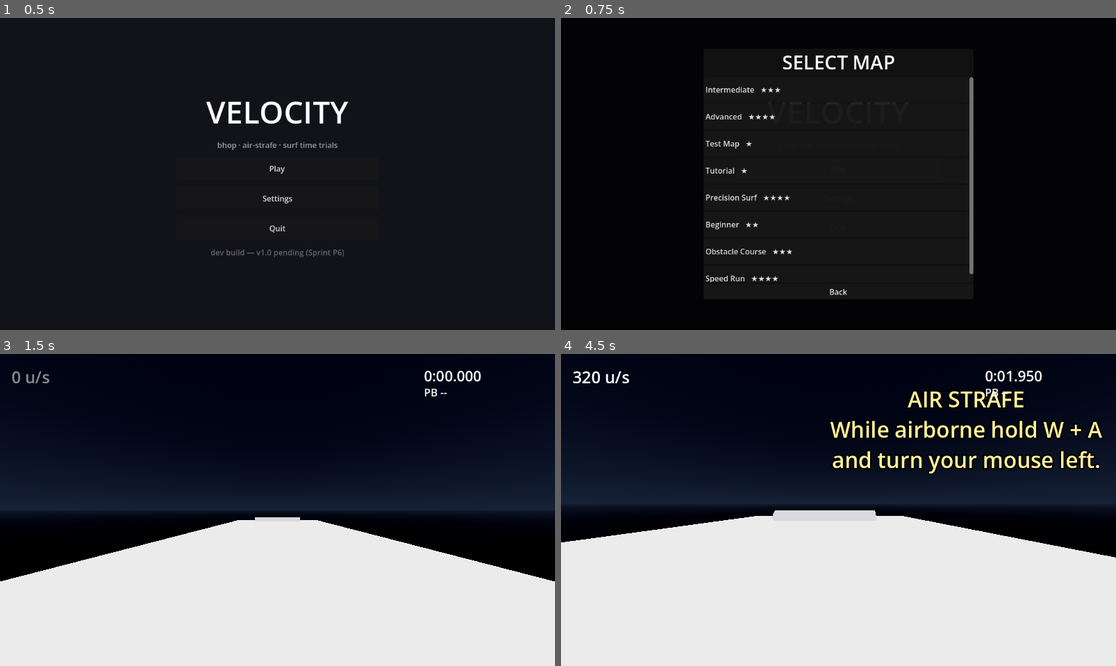
Above: before the commit, frames 1-4 (two rows, left to right).
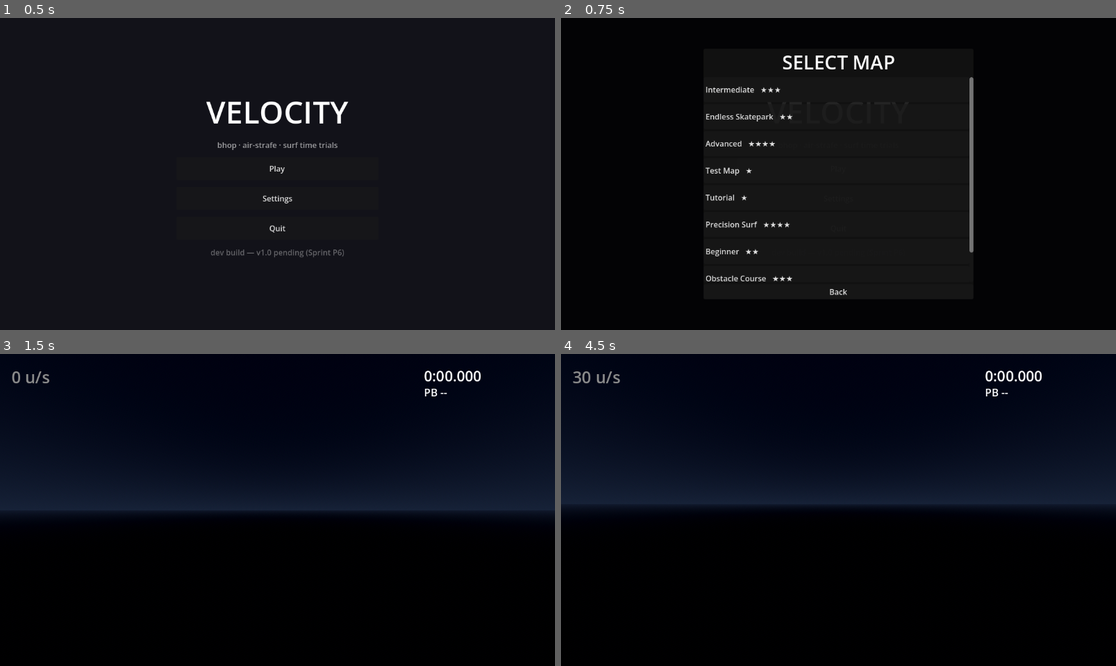
Above: after the commit, the same moments.

Repository: jamesdileva/surfhop
Game: Godot game, scene res://scenes/world/Game.tscn
The game is run twice, just before and just after one commit, with the same random seed, the same clock (stepped at 60 frames per second) and the same inputs.
Inputs (mouse positions are in pixels of both pictures, inside the frame that each line leads up to):
- Up to frame 1 (0.5 s): no input
- Up to frame 2 (0.75 s): click "Play" at 0.5 s
- Up to frame 3 (1.5 s): click "Play" at 1.25 s
- Up to frame 4 (4.5 s): tap Enter at 2 s; move the mouse to (866, 510) at 2.02 s; hold Ctrl (duck) 2.03-2.78 s; hold W (move_forward) from 2.03 s (still down); click (866, 510) at 2.17 s; tap Space (jump) at 2.27, 3.02 s; move the mouse to (810, 510) at 2.77 s; tap Shift (sprint) at 2.85 s; move the mouse to (849, 503) at 3.52 s; tap Z at 3.6 s; move the mouse to (832, 516) at 4.27 s; tap J at 4.35 s; click (832, 516) at 4.42 s

Frame 1 is identical in both runs. In frame 2, 1.0% of the frame differs, in the area x 26-75%, y 30-85%; in frame 3, 38%; in frame 4, 48%, in the area x 0-100%, y 5-100%.

Commit message:
feat(game): sprint E1 - endless movement mode: generated skatepark map, top-speed scoring (session + all-time), endless HUD layout, TopSpeed tracker

Diff:
--- /dev/null
+++ b/resources/maps/endless_metadata.tres
@@ -0,0 +1,12 @@
+[gd_resource type="Resource" script_class="MapMetadata" format=3]
+
+[ext_resource type="Script" path="res://scripts/core/MapMetadata.gd" id="1_rqqmb"]
+
+[resource]
+script = ExtResource("1_rqqmb")
+map_id = "endless"
+display_name = "Endless Skatepark"
+author = "Velocity Engine"
+difficulty = 2
+tags = PackedStringArray("endless", "surf", "bhop", "air-strafe")
+kill_plane_y = -2000.0
--- /dev/null
+++ b/scenes/maps/endless.tscn
@@ -0,0 +1,168 @@
+[gd_scene format=3]
+
+[ext_resource type="Script" path="res://scripts/core/MapMetadata.gd" id="1_0imck"]
+
+[sub_resource type="Resource" id="Resource_2udfa"]
+script = ExtResource("1_0imck")
+map_id = "endless"
+display_name = "Endless Skatepark"
+author = "Velocity Engine"
+difficulty = 2
+tags = PackedStringArray("endless", "surf", "bhop", "air-strafe")
+kill_plane_y = -2000.0
+
+[sub_resource type="BoxShape3D" id="BoxShape3D_i00gq"]
+size = Vector3(8000, 100, 8000)
+
+[sub_resource type="BoxMesh" id="BoxMesh_y17hr"]
+size = Vector3(8000, 100, 8000)
+
+[sub_resource type="BoxShape3D" id="BoxShape3D_eh0hk"]
+size = Vector3(1600, 40, 2200)
+
+[sub_resource type="BoxMesh" id="BoxMesh_ghqpp"]
+size = Vector3(1600, 40, 2200)
+
+[sub_resource type="BoxShape3D" id="BoxShape3D_tq8a5"]
+size = Vector3(2200, 40, 1600)
+
+[sub_resource type="BoxMesh" id="BoxMesh_xkq7w"]
+size = Vector3(2200, 40, 1600)
+
+[sub_resource type="BoxShape3D" id="BoxShape3D_m1lj0"]
+size = Vector3(2200, 40, 1600)
+
+[sub_resource type="BoxMesh" id="BoxMesh_oc0qb"]
+size = Vector3(2200, 40, 1600)
+
+[sub_resource type="BoxShape3D" id="BoxShape3D_8locb"]
+size = Vector3(1800, 40, 1800)
+
+[sub_resource type="BoxMesh" id="BoxMesh_sm6kb"]
+size = Vector3(1800, 40, 1800)
+
+[sub_resource type="BoxShape3D" id="BoxShape3D_u78wt"]
+size = Vector3(1200, 40, 1450)
+
+[sub_resource type="BoxMesh" id="BoxMesh_fggh7"]
+size = Vector3(1200, 40, 1450)
+
+[sub_resource type="BoxShape3D" id="BoxShape3D_e877b"]
+size = Vector3(1400, 40, 1400)
+
+[sub_resource type="BoxMesh" id="BoxMesh_s0ln3"]
+size = Vector3(1400, 40, 1400)
+
+[sub_resource type="BoxShape3D" id="BoxShape3D_x6p10"]
+size = Vector3(1000, 40, 1350)
+
+[sub_resource type="BoxMesh" id="BoxMesh_c57to"]
+size = Vector3(1000, 40, 1350)
+
+[sub_resource type="BoxShape3D" id="BoxShape3D_uncjj"]
+size = Vector3(60, 240, 2400)
+
+[sub_resource type="BoxMesh" id="BoxMesh_dmklr"]
+size = Vector3(60, 240, 2400)
+
+[sub_resource type="BoxShape3D" id="BoxShape3D_gp0a1"]
+size = Vector3(60, 240, 2400)
+
+[sub_resource type="BoxMesh" id="BoxMesh_1eq5t"]
+size = Vector3(60, 240, 2400)
+
+[node name="EndlessPark" type="Node3D" unique_id=1584689784]
+metadata/map_metadata = SubResource("Resource_2udfa")
+
+[node name="RespawnPoint" type="Marker3D" parent="." unique_id=1485045136]
+transform = Transform3D(1, 0, 0, 0, 1, 0, 0, 0, 1, 0, 10, 3000)
+
+[node name="Floor" type="StaticBody3D" parent="." unique_id=351524491]
+transform = Transform3D(1, 0, 0, 0, 1, 0, 0, 0, 1, 0, -50, 0)
+
+[node name="@CollisionShape3D@59" type="CollisionShape3D" parent="Floor" unique_id=411479385]
+shape = SubResource("BoxShape3D_i00gq")
+
+[node name="@MeshInstance3D@60" type="MeshInstance3D" parent="Floor" unique_id=1299373765]
+mesh = SubResource("BoxMesh_y17hr")
+
+[node name="SurfRamp1" type="StaticBody3D" parent="." unique_id=619899288]
+transform = Transform3D(1, 0, 0, 0, 0.64278764, 0.76604444, 0, -0.76604444, 0.64278764, 0, -95, 1200)
+
+[node name="@CollisionShape3D@61" type="CollisionShape3D" parent="SurfRamp1" unique_id=1307124762]
+shape = SubResource("BoxShape3D_eh0hk")
+
+[node name="@MeshInstance3D@62" type="MeshInstance3D" parent="SurfRamp1" unique_id=608725115]
+mesh = SubResource("BoxMesh_ghqpp")
+
+[node name="SurfRamp2" type="StaticBody3D" parent="." unique_id=1663606719]
+transform = Transform3D(0.49999997, -0.86602545, 0, 0.86602545, 0.49999997, 0, 0, 0, 1, 1900, -130, -400)
+
+[node name="@CollisionShape3D@63" type="CollisionShape3D" parent="SurfRamp2" unique_id=1200874032]
+shape = SubResource("BoxShape3D_tq8a5")
+
+[node name="@MeshInstance3D@64" type="MeshInstance3D" parent="SurfRamp2" unique_id=364713523]
+mesh = SubResource("BoxMesh_xkq7w")
+
+[node name="SurfRamp3" type="StaticBody3D" parent="." unique_id=931866904]
+transform = Transform3D(0.70710677, 0.70710677, 0, -0.70710677, 0.70710677, 0, 0, 0, 1, -1900, -75, -400)
+
+[node name="@CollisionShape3D@65" type="CollisionShape3D" parent="SurfRamp3" unique_id=111942496]
+shape = SubResource("BoxShape3D_m1lj0")
+
+[node name="@MeshInstance3D@66" type="MeshInstance3D" parent="SurfRamp3" unique_id=737938260]
+mesh = SubResource("BoxMesh_oc0qb")
+
+[node name="PlatformA" type="StaticBody3D" parent="." unique_id=1881841580]
+transform = Transform3D(1, 0, 0, 0, 1, 0, 0, 0, 1, 0, 180, -2600)
+
+[node name="@CollisionShape3D@67" type="CollisionShape3D" parent="PlatformA" unique_id=1776564173]
+shape = SubResource("BoxShape3D_8locb")
+
+[node name="@MeshInstance3D@68" type="MeshInstance3D" parent="PlatformA" unique_id=849474495]
+mesh = SubResource("BoxMesh_sm6kb")
+
+[node name="UpRampA" type="StaticBody3D" parent="." unique_id=1858765841]
+transform = Transform3D(1, 0, 0, 0, 0.9612617, 0.27563736, 0, -0.27563736, 0.9612617, 0, 88, -1180)
+
+[node name="@CollisionShape3D@69" type="CollisionShape3D" parent="UpRampA" unique_id=1477743709]
+shape = SubResource("BoxShape3D_u78wt")
+
+[node name="@MeshInstance3D@70" type="MeshInstance3D" parent="UpRampA" unique_id=1038193100]
+mesh = SubResource("BoxMesh_fggh7")
+
+[node name="PlatformB" type="StaticBody3D" parent="." unique_id=1386848946]
+transform = Transform3D(1, 0, 0, 0, 1, 0, 0, 0, 1, 0, 320, -5300)
+
+[node name="@CollisionShape3D@71" type="CollisionShape3D" parent="PlatformB" unique_id=1024512372]
+shape = SubResource("BoxShape3D_e877b")
+
+[node name="@MeshInstance3D@72" type="MeshInstance3D" parent="PlatformB" unique_id=699942372]
+mesh = SubResource("BoxMesh_s0ln3")
+
+[node name="UpRampB" type="StaticBody3D" parent="." unique_id=96038848]
+transform = Transform3D(1, 0, 0, 0, 0.88294756, 0.46947157, 0, -0.46947157, 0.88294756, 0, 245, -3950)
+
+[node name="@CollisionShape3D@73" type="CollisionShape3D" parent="UpRampB" unique_id=1116305595]
+shape = SubResource("BoxShape3D_x6p10")
+
+[node name="@MeshInstance3D@74" type="MeshInstance3D" parent="UpRampB" unique_id=797847994]
+mesh = SubResource("BoxMesh_c57to")
+
+[node name="CorridorWallL" type="StaticBody3D" parent="." unique_id=1476992763]
+transform = Transform3D(1, 0, 0, 0, 1, 0, 0, 0, 1, -700, 110, 2000)
+
+[node name="@CollisionShape3D@75" type="CollisionShape3D" parent="CorridorWallL" unique_id=1208143271]
+shape = SubResource("BoxShape3D_uncjj")
+
+[node name="@MeshInstance3D@76" type="MeshInstance3D" parent="CorridorWallL" unique_id=1255031474]
+mesh = SubResource("BoxMesh_dmklr")
+
+[node name="CorridorWallR" type="StaticBody3D" parent="." unique_id=822650396]
+transform = Transform3D(1, 0, 0, 0, 1, 0, 0, 0, 1, 700, 110, 2000)
+
+[node name="@CollisionShape3D@77" type="CollisionShape3D" parent="CorridorWallR" unique_id=549488528]
+shape = SubResource("BoxShape3D_gp0a1")
+
+[node name="@MeshInstance3D@78" type="MeshInstance3D" parent="CorridorWallR" unique_id=202303359]
+mesh = SubResource("BoxMesh_1eq5t")
--- /dev/null
+++ b/scripts/game/TopSpeed.gd
@@ -0,0 +1,55 @@
+class_name TopSpeed
+extends Node
+
+## Endless-mode score tracker (Phase 7 E1): on maps whose metadata is tagged
+## "endless", tracks the current-session peak speed and persists the all-time
+## top per map (MapRecord.best_speed via SaveManager). Dormant everywhere else.
+
+const ANNOUNCE_MARGIN := 25.0  # u/s above the all-time top before re-announcing
+
+var endless_active := false
+var session_top := 0.0
+var all_time_top := 0.0
+
+var _last_announced := 0.0
+
+
+func _ready() -> void:
+	var bus := get_node_or_null("/root/SignalBus")
+	if bus == null:
+		return
+	bus.velocity_updated.connect(_on_velocity_updated)
+	var loader := get_node_or_null("/root/LevelLoader")
+	if loader != null:
+		loader.map_loaded.connect(_on_map_loaded)
+
+
+func _on_map_loaded(_map_node: Node) -> void:
+	session_top = 0.0
+	_last_announced = 0.0
+	endless_active = false
+	all_time_top = 0.0
+	var loader := get_node_or_null("/root/LevelLoader")
+	var game_manager := get_node_or_null("/root/GameManager")
+	if loader == null or game_manager == null:
+		return
+	var metadata: MapMetadata = loader.current_metadata
+	endless_active = metadata != null and metadata.tags.has("endless")
+	if endless_active:
+		all_time_top = float(
+			get_node("/root/SaveManager").get_top_speed(game_manager.map_name))
+
+
+func _on_velocity_updated(speed: float) -> void:
+	if not endless_active:
+		return
+	if speed > session_top:
+		session_top = speed
+	if speed > all_time_top:
+		var save_manager := get_node("/root/SaveManager")
+		save_manager.record_top_speed(
+			get_node("/root/GameManager").map_name, speed)
+		all_time_top = speed
+		if speed - _last_announced >= ANNOUNCE_MARGIN or _last_announced == 0.0:
+			_last_announced = speed
+			get_node("/root/SignalBus").top_speed_beaten.emit(speed)
--- a/scripts/managers/SaveManager.gd
+++ b/scripts/managers/SaveManager.gd
@@ -158,6 +158,22 @@
 	return record.pb_time if record != null else INF
 
 
+## Endless-mode scoring (Phase 7): the all-time fastest speed seen on a map,
+## stored in MapRecord.best_speed.
+func get_top_speed(map_name: String) -> float:
+	var record: MapRecord = _records.records.get(map_name)
+	return record.best_speed if record != null else 0.0
+
+
+func record_top_speed(map_name: String, speed: float) -> void:
+	var record: MapRecord = _records.records.get_or_add(
+		map_name, MapRecord.new())
+	record.map_name = map_name
+	if speed > record.best_speed:
+		record.best_speed = speed
+		persist_records()
+
+
 ## Records a completion. Updates the PB only when faster (§8.2); other stats
 ## accumulate regardless. Pass -1 for unknown speed/jumps.
 func save_pb(map_name: String, time: float, best_speed: float = -1.0,
--- a/scripts/managers/SignalBus.gd
+++ b/scripts/managers/SignalBus.gd
@@ -13,3 +13,4 @@
 signal footstep(speed: float)          # grounded stride, emitted by MovementController
 signal surf_entered(data: Dictionary)  # player landed on / started a ramp wall
 signal surf_exited()                   # player left ramp contact
+signal top_speed_beaten(speed: float)  # endless mode: all-time top speed raised
--- a/scripts/managers/UIManager.gd
+++ b/scripts/managers/UIManager.gd
@@ -8,6 +8,7 @@
 
 const VISUAL_EFFECTS := preload("res://scripts/debug/VisualEffects.gd")
 const WORLD_MATERIALS := preload("res://scripts/debug/WorldMaterials.gd")
+const TOP_SPEED := preload("res://scripts/game/TopSpeed.gd")
 const MENU_SCENES := {
 	"main": preload("res://scenes/menus/MainMenu.tscn"),
 	"pause": preload("res://scenes/menus/PauseMenu.tscn"),
@@ -51,6 +52,10 @@
 	var world_materials: Node = WORLD_MATERIALS.new()
 	world_materials.name = "WorldMaterials"
 	add_child(world_materials)
+	# Endless-mode top-speed tracker (dormant on normal maps).
+	var top_speed: Node = TOP_SPEED.new()
+	top_speed.name = "TopSpeed"
+	add_child(top_speed)
 	# All menus are created up front and kept hidden: ResultsScreen must exist
 	# to open itself on race_finished, and eager creation keeps show_menu()
 	# side-effect-free for hidden layers.
--- a/scripts/ui/HUDController.gd
+++ b/scripts/ui/HUDController.gd
@@ -16,12 +16,14 @@
 
 var _finish_label := Label.new()
 var _achievement_label := Label.new()
+var _top_speed_label := Label.new()
 
 var _latest_speed: float = 0.0
 var _speed_accum := 0.0
 var _fps_accum := 0.0
 var _finish_display_timer := 0.0
 var _achievement_display_timer := 0.0
+var _top_flash_timer := 0.0
 
 
 func _ready() -> void:
@@ -44,16 +46,27 @@
 	_achievement_label.visible = false
 	$Root.add_child(_achievement_label)
 
+	_top_speed_label.name = "TopSpeedLabel"
+	_top_speed_label.text = ""
+	_top_speed_label.horizontal_alignment = HORIZONTAL_ALIGNMENT_CENTER
+	_top_speed_label.add_theme_font_size_override("font_size", 28)
+	_top_speed_label.set_anchors_preset(Control.PRESET_CENTER_TOP)
+	_top_speed_label.position = Vector2(400, 30)
+	_top_speed_label.size = Vector2(1120, 50)
+	_top_speed_label.visible = false
+	$Root.add_child(_top_speed_label)
+
 	var bus := get_node_or_null("/root/SignalBus")
 	if bus != null:
 		bus.velocity_updated.connect(_on_velocity_updated)
 		bus.race_finished.connect(_on_race_finished)
+		bus.top_speed_beaten.connect(_on_top_speed_beaten)
+	var loader := get_node_or_null("/root/LevelLoader")
+	if loader != null:
+		loader.map_loaded.connect(_on_map_loaded)
 	var steam_manager := get_node_or_null("/root/SteamManager")
 	if steam_manager != null:
 		steam_manager.achievement_unlocked.connect(_on_achievement_unlocked)
-	var loader := get_node_or_null("/root/LevelLoader")
-	if loader != null:
-		loader.map_loaded.connect(_on_map_loaded)
 	var ui_manager := get_node_or_null("/root/UIManager")
 	if ui_manager != null and ui_manager.has_method("register_hud"):
 		ui_manager.register_hud(self)
@@ -77,6 +90,12 @@
 		_achievement_display_timer -= delta
 		if _achievement_display_timer <= 0.0:
 			_achievement_label.visible = false
+	if _top_flash_timer > 0.0:
+		_top_flash_timer -= delta
+		if _top_flash_timer <= 0.0:
+			_top_speed_label.modulate = Color(1, 1, 1, 0.85)
+		else:
+			_top_speed_label.modulate = Color(0.4, 1.0, 0.6)
 
 	_speed_accum += delta
 	if _speed_accum >= SPEED_UPDATE_INTERVAL:
@@ -199,6 +218,45 @@
 	return _achievement_label.text
 
 
-## New map (re)loaded: PB belongs to the new map now.
+## New map (re)loaded: PB belongs to the new map now. Endless-tagged maps
+## swap the race HUD for the top-speed layout (Phase 7 E1).
 func _on_map_loaded(_map_node: Node) -> void:
 	_refresh_pb()
+	var endless := _is_endless_map()
+	_timer_label.visible = not endless
+	_pr_label.visible = not endless
+	_checkpoint_label.visible = not endless
+	_top_speed_label.visible = endless
+	if endless:
+		var tracker: Node = get_node_or_null("/root/UIManager/TopSpeed")
+		var all_time := float(tracker.all_time_top) if tracker != null else 0.0
+		_top_speed_label.text = "TOP %d u/s" % int(all_time)
+
+
+func _is_endless_map() -> bool:
+	var loader := get_node_or_null("/root/LevelLoader")
+	if loader == null or loader.current_metadata == null:
+		return false
+	return bool(loader.current_metadata.tags.has("endless"))
+
+
+func _on_top_speed_beaten(speed: float) -> void:
+	if not _is_endless_map():
+		return
+	var tracker: Node = get_node_or_null("/root/UIManager/TopSpeed")
+	var session_top := float(tracker.session_top) if tracker != null else speed
+	_top_speed_label.text = "TOP %d u/s   ·   session %d u/s" \
+		% [int(tracker.all_time_top), int(session_top)]
+	_top_flash_timer = 1.2
+
+
+func get_top_speed_text() -> String:
+	return _top_speed_label.text
+
+
+func get_top_speed_label() -> Label:
+	return _top_speed_label
+
+
+func get_timer_label() -> Label:
+	return _timer_label
--- a/tests/test_runner.gd
+++ b/tests/test_runner.gd
@@ -56,6 +56,7 @@
 	await _test_steam()
 	await _test_main_menu_flow()
 	await _test_visual_materials()
+	await _test_endless_mode()
 
 	print("---")
 	print("Checks run: %d, Failures: %d" % [_checks, _failures.size()])
@@ -2588,6 +2589,139 @@
 	await process_frame
 
 
+func _test_endless_mode() -> void:
+	var ui: Node = root.get_node("UIManager")
+	var loader: Node = root.get_node("LevelLoader")
+	var sm: Node = root.get_node("SaveManager")
+	var bus: Node = root.get_node("SignalBus")
+	var tracker: Node = ui.get_node_or_null("TopSpeed")
+	_check(tracker != null, "TopSpeed tracker owned by UIManager")
+	if tracker == null:
+		return
+
+	# --- Discovery + metadata tag ---
+	var found: Array[Dictionary] = loader.discover_maps()
+	var entry: Dictionary = {}
+	for e in found:
+		if e["metadata"].map_id == "endless":
+			entry = e
+			break
+	_check(not entry.is_empty(), "endless map discovered")
+	if entry.is_empty():
+		return
+	_check(entry["metadata"].tags.has("endless"),
+		"endless metadata carries the 'endless' tag")
+	_check(entry["metadata"].movement_config_path.ends_with("default.tres"),
+		"endless uses the standard movement config")
+
+	# --- Top-speed persistence: roundtrip + only-increases rule ---
+	sm.record_top_speed("endless_test_map", 420.0)
+	_check(sm.get_top_speed("endless_test_map") == 420.0,
+		"record_top_speed stores a new top")
+	sm.record_top_speed("endless_test_map", 380.0)
+	_check(sm.get_top_speed("endless_test_map") == 420.0,
+		"slower speeds do not lower the all-time top")
+	sm.record_top_speed("endless_test_map", 555.5)
+	_check(sm.get_top_speed("endless_test_map") == 555.5,
+		"faster speeds raise the all-time top")
+
+	# --- Tracker gating: dormant on non-endless maps ---
+	var player_root := Node3D.new()
+	root.add_child(player_root)
+	_spawn_test_player_at(player_root, Vector3(0.0, 40.0, 3000.0))
+	await _wait_ticks(2)
+	loader.load_map(entry["path"])
+	var loaded := false
+	for i in 120:
+		await process_frame
+		if loader.current_map != null:
+			loaded = true
+			break
+	_check(loaded, "endless map loads")
+	await _wait_ticks(3)
+	_check(tracker.endless_active, "tracker activates on endless-tagged map")
+
+	# Clean slate for the speed assertions.
+	sm._records.records.erase("endless")
+	tracker._on_map_loaded(loader.current_map)
+	_check(tracker.all_time_top == 0.0, "tracker loaded the reset all-time top")
+
+	var beaten_events: Array[float] = []
+	bus.top_speed_beaten.connect(func(speed: float) -> void:
+		beaten_events.append(speed))
+
+	# Direct emission below/above thresholds.
+	bus.velocity_updated.emit(300.0)
+	await physics_frame
+	_check(tracker.session_top == 300.0 and tracker.all_time_top == 300.0,
+		"session peak recorded and persisted (300)")
+	_check(not beaten_events.is_empty(), "first crossing announces top speed")
+	bus.velocity_updated.emit(200.0)
+	await physics_frame
+	_check(tracker.session_top == 300.0,
+		"slower speeds do not reduce the session peak")
+	bus.velocity_updated.emit(310.0)
+	await physics_frame
+	_check(beaten_events.size() == 1,
+		"sub-threshold improvements do not re-announce (%d events)"
+			% beaten_events.size())
+	bus.velocity_updated.emit(340.0)
+	await physics_frame
+	_check(beaten_events.size() >= 2,
+		"+25 u/s over the last announcement re-announces")
+
+	# --- HUD endless layout ---
+	var hud: HUDController = (load("res://scenes/ui/HUD.tscn") as PackedScene).instantiate()
+	root.add_child(hud)
+	hud._on_map_loaded(loader.current_map)
+	await process_frame
+	_check(not hud.get_timer_label().visible,
+		"timer hidden in endless mode")
+	_check(hud.get_top_speed_label().visible, "TOP label shown in endless mode")
+	_check(hud.get_top_speed_text().contains("TOP"),
+		"top-speed readout populated (%s)" % hud.get_top_speed_text())
+	hud.queue_free()
+
+	# --- Park geometry produces surf state ---
+	var player: Player = get_first_node_in_group("player") as Player
+	if player != null:
+		# Find an exposed steep face by raycasting down the ramp1 line.
+		var space := root.get_world_3d().direct_space_state
+		var drop := Vector3.INF
+		for z: int in range(200, 2100, 25):
+			var from := Vector3(0.0, 1500.0, float(z))
+			var query := PhysicsRayQueryParameters3D.create(
+				from, from + Vector3(0.0, -4000.0, 0.0))
+			var hit := space.intersect_ray(query)
+			if not hit.is_empty() \
+					and (hit["normal"] as Vector3).dot(Vector3.UP) < 0.85:
+				drop = (hit["position"] as Vector3) + Vector3(0.0, 30.0, 0.0)
+				break
+		_check(drop != Vector3.INF, "found an exposed ramp face in the park")
+		var surfing := false
+		if drop != Vector3.INF:
+			player.position = drop
+			player.velocity = Vector3(0.0, -120.0, -40.0)
+			for i in 40:
+				await physics_frame
+				if player.movement_controller.state == MovementState.SURF:
+					surfing = true
+					break
+		_check(surfing, "park ramp produces SURF state")
+	else:
+		_check(false, "player present in endless session")
+
+	# Cleanup: records + map.
+	var record_path := ProjectSettings.globalize_path(sm.RECORDS_PATH)
+	loader.unload_current()
+	ui.dismiss_menus()
+	sm._records = RecordsResource.new()
+	if FileAccess.file_exists(sm.RECORDS_PATH):
+		DirAccess.remove_absolute(record_path)
+	player_root.queue_free()
+	await process_frame
+
+
 func _test_save_manager_defaults() -> void:
 	var sm: Node = root.get_node("SaveManager")
 	var settings: Dictionary = sm.load_settings()
--- /dev/null
+++ b/tools/generate_endless_map.gd
@@ -0,0 +1,121 @@
+extends SceneTree
+
+const MAP_METADATA := preload("res://scripts/core/MapMetadata.gd")
+
+## Generates the Endless Movement skatepark (Phase 7 E1):
+##   godot --headless --path . --script res://tools/generate_endless_map.gd
+## Creates resources/maps/endless_metadata.tres and scenes/maps/endless.tscn
+## programmatically (resources are never hand-edited).
+
+const RATE_FLOOR_SIZE := Vector3(8000, 100, 8000)
+
+
+func _initialize() -> void:
+	process_frame.connect(_run)
+
+
+func _run() -> void:
+	process_frame.disconnect(_run)
+	_generate_metadata()
+	var built: Node = _generate_map()
+	print("ENDLESS MAP GENERATED")
+	built.free()  # avoid leak noise at exit
+	quit(0)
+
+
+func _generate_metadata() -> void:
+	var meta: Resource = MAP_METADATA.new()
+	meta.map_id = "endless"
+	meta.display_name = "Endless Skatepark"
+	meta.author = "Velocity Engine"
+	meta.difficulty = 2
+	meta.tags = PackedStringArray(["endless", "surf", "bhop", "air-strafe"])
+	meta.movement_config_path = "res://resources/movement/default.tres"
+	meta.kill_plane_y = -2000.0
+	var error := ResourceSaver.save(
+		meta, "res://resources/maps/endless_metadata.tres")
+	print("metadata saved: %s (error %d)" % ["endless_metadata.tres", error])
+
+
+func _generate_map() -> Node:
+	var root := Node3D.new()
+	root.name = "EndlessPark"
+
+	var meta: Resource = MAP_METADATA.new()
+	meta.map_id = "endless"
+	meta.display_name = "Endless Skatepark"
+	meta.author = "Velocity Engine"
+	meta.difficulty = 2
+	meta.tags = PackedStringArray(["endless", "surf", "bhop", "air-strafe"])
+	meta.movement_config_path = "res://resources/movement/default.tres"
+	meta.kill_plane_y = -2000.0
+	root.set_meta("map_metadata", meta)
+
+	var spawn := Marker3D.new()
+	spawn.name = "RespawnPoint"
+	spawn.position = Vector3(0, 10, 3000)
+	root.add_child(spawn)
+
+	# Floor slab, top surface at y = 0.
+	_add_box(root, "Floor", Vector3(0, -50, 0), RATE_FLOOR_SIZE)
+
+	# --- Surf ramps (SurfRamp* prefix: glow shader, skipped by tinting) ---
+	_add_box(root, "SurfRamp1", Vector3(0, -95, 1200),
+		Vector3(1600, 40, 2200), Vector3(-50, 0, 0))
+	_add_box(root, "SurfRamp2", Vector3(1900, -130, -400),
+		Vector3(2200, 40, 1600), Vector3(0, 0, 60))
+	_add_box(root, "SurfRamp3", Vector3(-1900, -75, -400),
+		Vector3(2200, 40, 1600), Vector3(0, 0, -45))
+
+	# --- Elevated platforms with walkable approach ramps ---
+	# Platform A: top at y = 200, reached by a ~16-degree incline from the
+	# floor to its southern edge.
+	_add_box(root, "PlatformA", Vector3(0, 180, -2600),
+		Vector3(1800, 40, 1800))
+	_add_box(root, "UpRampA", Vector3(0, 88, -1180),
+		Vector3(1200, 40, 1450), Vector3(-16, 0, 0))
+	# Platform B: top at y = 340, steeper ~28-degree approach off Platform A.
+	_add_box(root, "PlatformB", Vector3(0, 320, -5300),
+		Vector3(1400, 40, 1400))
+	_add_box(root, "UpRampB", Vector3(0, 245, -3950),
+		Vector3(1000, 40, 1350), Vector3(-28, 0, 0))
+
+	# --- Strafe corridor near spawn: carve speed between the walls ---
+	_add_box(root, "CorridorWallL", Vector3(-700, 110, 2000),
+		Vector3(60, 240, 2400))
+	_add_box(root, "CorridorWallR", Vector3(700, 110, 2000),
+		Vector3(60, 240, 2400))
+
+	# pack() only serializes nodes owned by the root — assign ownership
+	# through the whole tree first.
+	_set_owner_recursive(root, root)
+	var packed := PackedScene.new()
+	packed.pack(root)
+	var error := ResourceSaver.save(packed, "res://scenes/maps/endless.tscn")
+	print("scene saved: %s (error %d)" % ["endless.tscn", error])
+	return root
+
+
+func _set_owner_recursive(node: Node, owner: Node) -> void:
+	for child in node.get_children():
+		child.owner = owner
+		_set_owner_recursive(child, owner)
+
+
+func _add_box(parent: Node3D, body_name: String, pos: Vector3,
+		size: Vector3, rot_deg := Vector3.ZERO) -> void:
+	var body := StaticBody3D.new()
+	body.name = body_name
+	body.position = pos
+	body.rotation_degrees = rot_deg
+	var shape_node := CollisionShape3D.new()
+	var shape := BoxShape3D.new()
+	shape.size = size
+	shape_node.shape = shape
+	body.add_child(shape_node)
+	var mesh := MeshInstance3D.new()
+	var box_mesh := BoxMesh.new()
+	box_mesh.size = size
+	mesh.mesh = box_mesh
+	body.add_child(mesh)
+	parent.add_child(body)
Not shown, added: scripts/game/TopSpeed.gd.uid
Not shown, added: tools/generate_endless_map.gd.uid
Not shown, changed: AGENTS.md
Not shown, changed: docs/03_Sprint_Plan.md
Not shown, changed: docs/history.md
